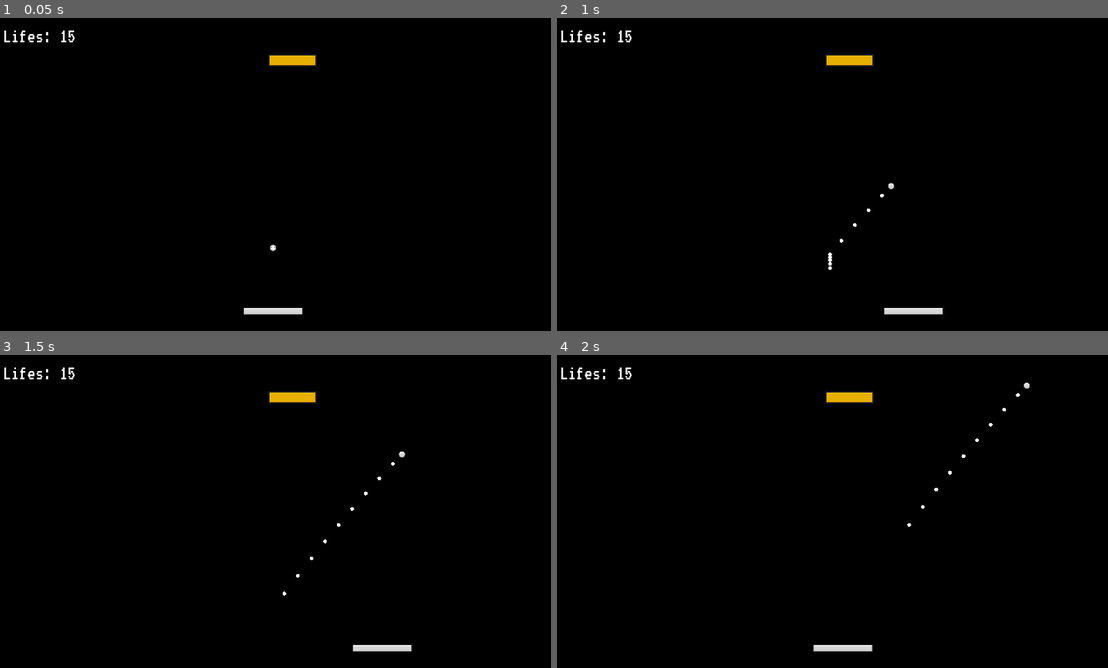
Above: before the commit, frames 1-4 (two rows, left to right).
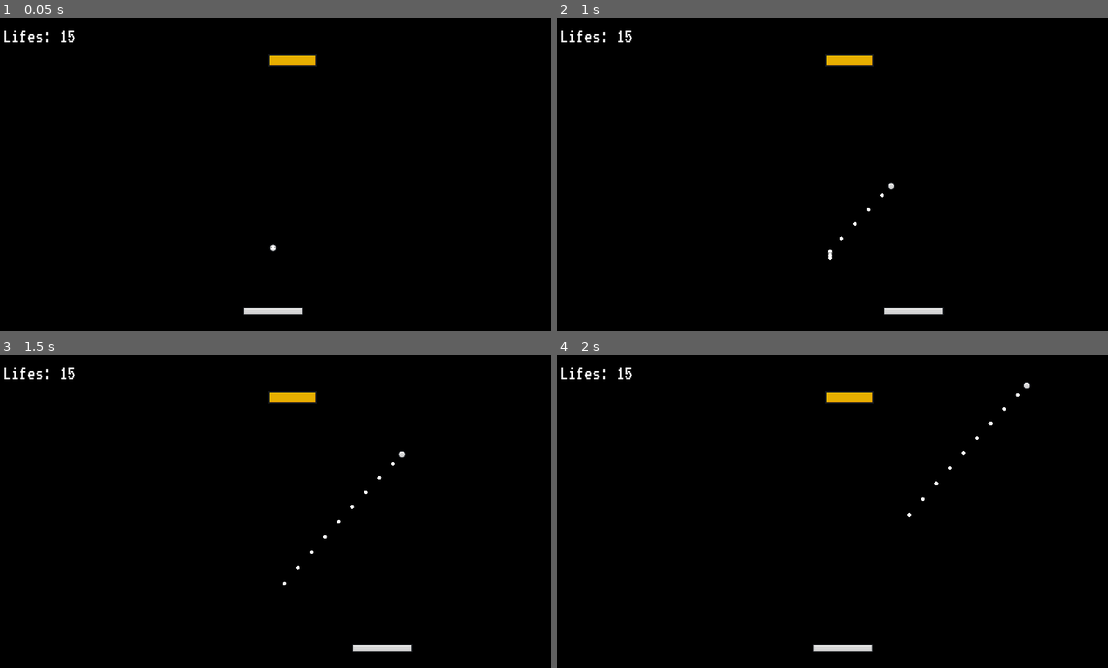
Above: after the commit, the same moments.

Repository: chli10/Brick-Breakers
Game: Godot game, scene res://scenes/main.tscn
Two runs of this game, one before a commit and one after it. Both use one fixed random seed, a clock stepped at 60 frames per second and the inputs below.
Inputs:
- Up to frame 1 (0.05 s): no input
- Up to frame 2 (1 s): tap Enter at 0.5 s; hold D (right) from 0.53 s (still down)
- Up to frame 3 (1.5 s): release D (right) at 1.28 s; hold A (left) from 1.28 s (still down)
- Up to frame 4 (2 s): keep holding A (left)

Frame 1 is identical in both runs. In frame 2, less than 0.1% of the frame differs, in the area x 49-60%, y 56-81%; in frame 3, less than 0.1%; in frame 4, less than 0.1%, in the area x 63-84%, y 12-55%.

Commit message:
changed exploding to less amount and more velocity so bigger explosion, less far of a circle

Diff:
--- a/scenes/ball.tscn
+++ b/scenes/ball.tscn
@@ -11,7 +11,7 @@
 
 [sub_resource type="ParticleProcessMaterial" id="ParticleProcessMaterial_10c5l"]
 particle_flag_disable_z = true
-gravity = Vector3(2.08165e-12, 99.19, 2.08165e-12)
+gravity = Vector3(2.08165e-12, 50, 2.08165e-12)
 orbit_velocity_min = 0.0
 orbit_velocity_max = 0.0
 scale_min = 0.01
--- a/scenes/brick.tscn
+++ b/scenes/brick.tscn
@@ -14,12 +14,12 @@
 curve = SubResource("Curve_i4xgm")
 
 [sub_resource type="ParticleProcessMaterial" id="ParticleProcessMaterial_p3fpk"]
-lifetime_randomness = 0.7
+lifetime_randomness = 0.41
 particle_flag_disable_z = true
 spread = 180.0
-gravity = Vector3(2.08165e-12, 2.08165e-12, 2.08165e-12)
-initial_velocity_min = 500.0
-initial_velocity_max = 500.0
+gravity = Vector3(2.08165e-12, 80, 2.08165e-12)
+initial_velocity_min = 100.0
+initial_velocity_max = 300.0
 orbit_velocity_min = 0.0
 orbit_velocity_max = 0.0
 angle_min = -571.8
@@ -44,7 +44,7 @@
 
 [node name="BrickParticle" type="GPUParticles2D" parent="."]
 visible = false
-amount = 500
+amount = 150
 process_material = SubResource("ParticleProcessMaterial_p3fpk")
 one_shot = true
 explosiveness = 1.0
